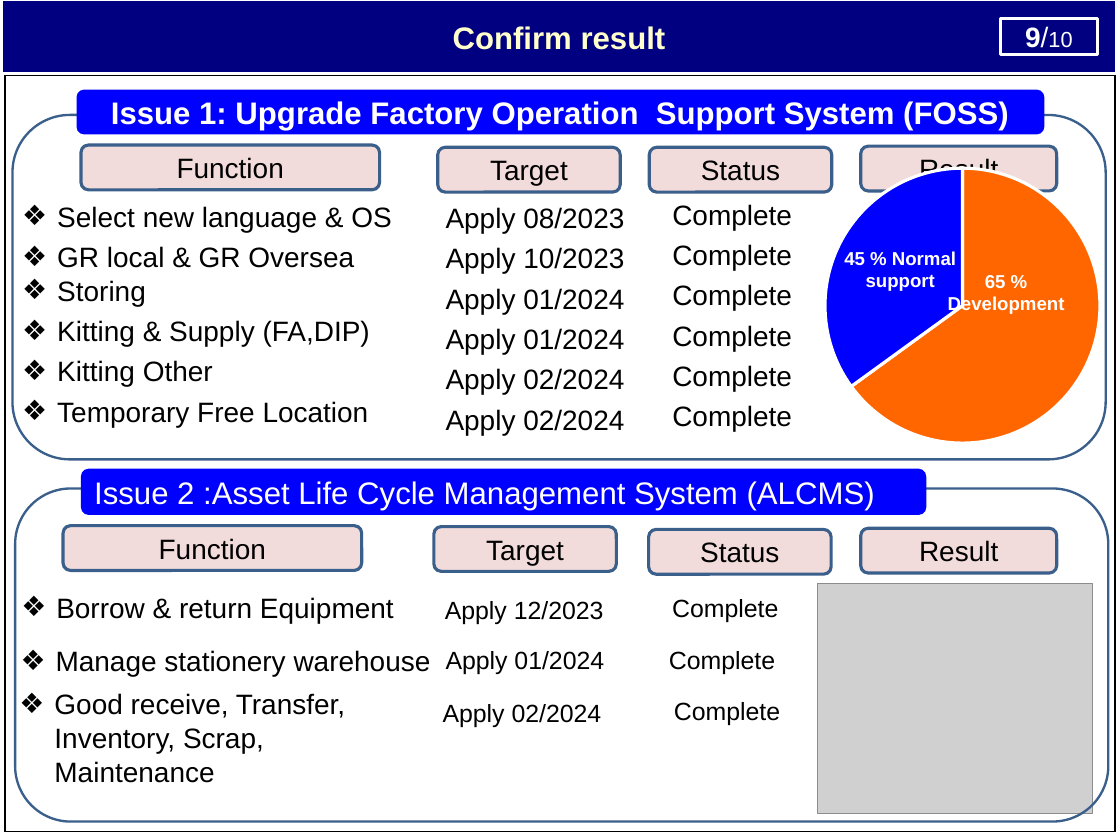
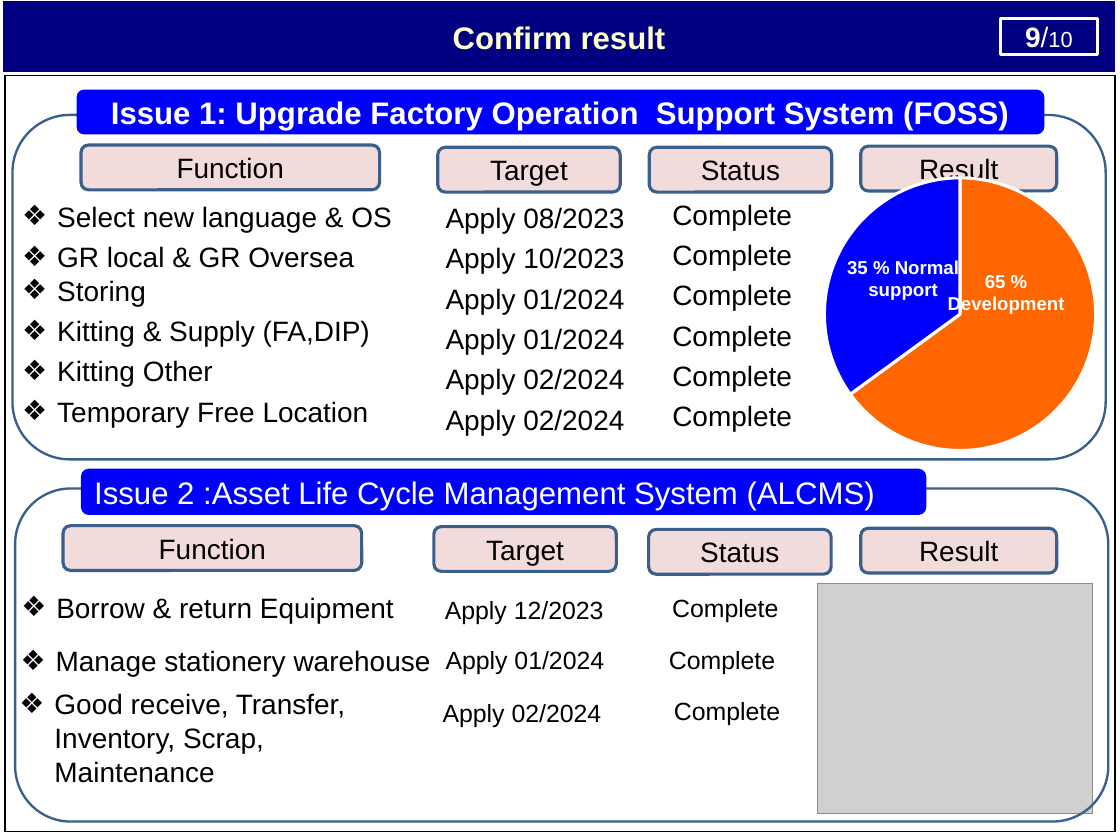
Before and after one commit to thietbicongnghevietnam/ReportPSNV, a slide deck: slide 10 of Report_test.pptx. Drawn at 1120x840 pixels with LibreOffice and Linux fonts; fonts in the diff are those of the drawing; grey boxes stand for pictures. Boxes give left, top, right and bottom in pixels: in the first picture for what was removed or moved away, otherwise in the second. Text is boxed around its words. In the diff, an @@ line names an element or a change of style, - is before the commit and + after.

```diff
--- a/Report_test.pptx
+++ b/Report_test.pptx
@@ pie chart at bbox=[813, 160, 1096, 485] @@
@@ plot area changed @@
@@ pie chart: place and size @@
-pie chart at bbox=[813, 160, 1111, 485]
+pie chart at bbox=[813, 160, 1096, 485]
@@ text at bbox=[847, 260, 959, 300]: text changed @@
-45 % Normal support
+35 % Normal support
```
Also in this commit, not shown: 5 other slides changed, 1 other file.
